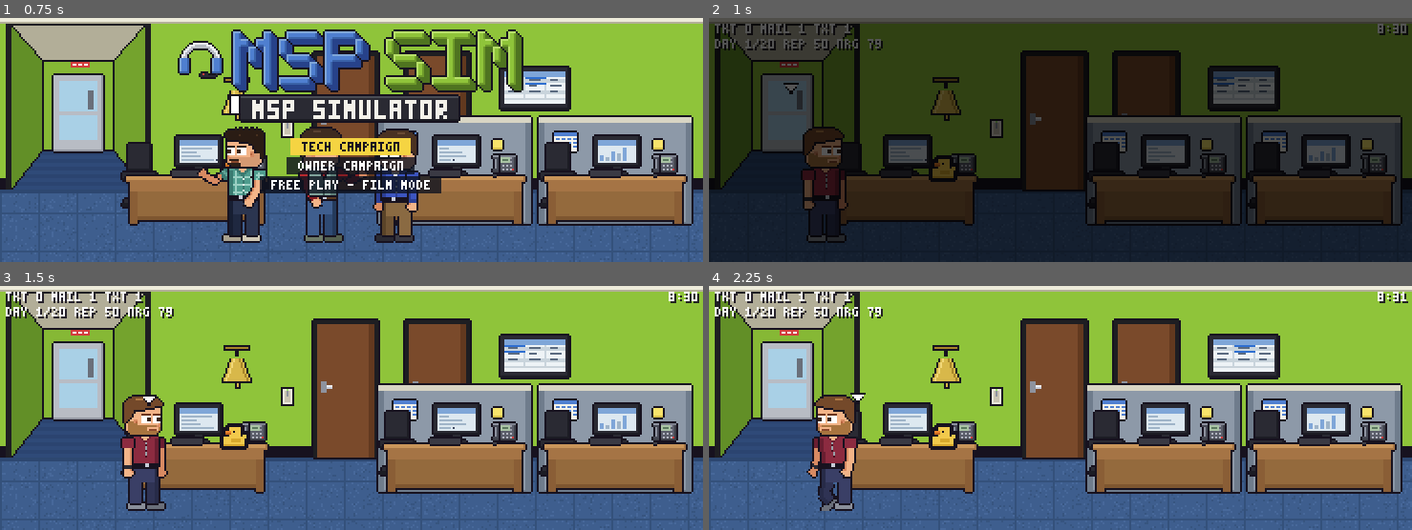
Above: before the commit, frames 1-4 (two rows, left to right).
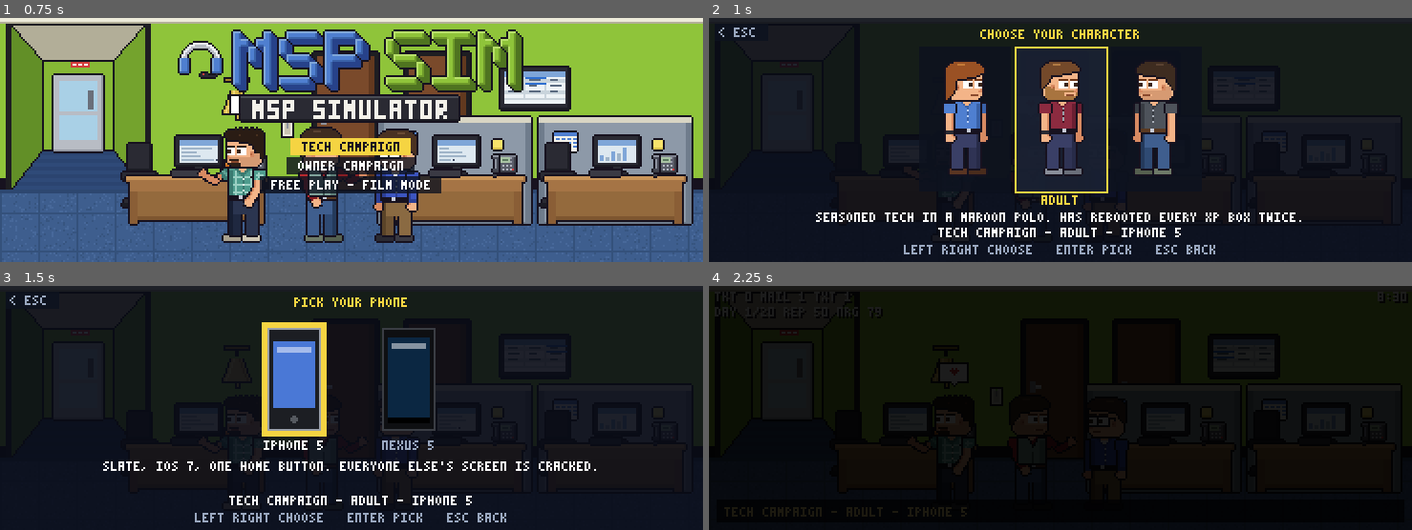
Above: after the commit, the same moments.

Repository: shiftnerd/mspsim
Game: Godot game, scene res://scenes/title.tscn
Same seed, same stepped clock (60 frames per second), same inputs: the game is played once before the commit and once after it.
Inputs (mouse positions are in pixels of both pictures, inside the frame that each line leads up to):
- Up to frame 1 (0.75 s): tap Enter at 0.5 s; move the mouse to (506, 127) at 0.52 s; hold D (move_right) from 0.53 s (still down); hold Shift (run) from 0.53 s (still down); tap C (follow) at 0.6 s; click (506, 127) at 0.67 s
- Up to frame 2 (1 s): keep holding D (move_right); keep holding Shift (run); tap Space (jump) at 0.77 s
- Up to frame 3 (1.5 s): tap Space (jump) at 1.07 s; release D (move_right) at 1.25 s; release Shift (run) at 1.25 s; drag from (210, 420) to (435, 420) at 1.27 s
- Up to frame 4 (2.25 s): move the mouse to (1130, 354) at 2.02 s; hold A (move_left) from 2.03 s (still down); tap Enter at 2.1 s; click (1130, 354) at 2.17 s

Frame 1 is identical in both runs. In frame 2, 67% of the frame differs, in the area x 0-100%, y 0-97%; in frame 3, 91%; in frame 4, 99%, in the area x 0-100%, y 0-100%.

Commit message:
Add character select / first-day screen after the title menu
New runs (tech, owner, free play) open a select screen with idle previews,
names and blurbs; the tech campaign also picks the phone. Continue skips it.
Campaign saves store the character (old saves default to the adult).

Co-Authored-By: Claude Sonnet 5.5 <noreply@anthropic.com>
Claude-Session: https://claude.ai/code/session_01EmCt86fEXnPw3giyK94Bzf

Diff:
--- a/godot/scripts/campaign.gd
+++ b/godot/scripts/campaign.gd
@@ -7,6 +7,7 @@
 
 signal day_started(day_number: int)
 
+const PLAYER := preload("res://scripts/player.gd")
 const TOTAL_DAYS := 20
 const FREE := "free"
 const MODES := {"tech": "TECH CAMPAIGN", "owner": "OWNER CAMPAIGN"}
@@ -86,6 +87,8 @@
 	rep = int(cfg.get_value("campaign", "rep", START_REP))
 	cash = int(cfg.get_value("campaign", "cash", 0))
 	history = cfg.get_value("campaign", "history", [])
+	var saved_char := str(cfg.get_value("campaign", "character", "office_adult"))
+	PLAYER.current_character = saved_char if saved_char in PLAYER.CHARACTERS else "office_adult"
 	_awaiting = false
 	Msp.reset()
 	Skills.from_dict(cfg.get_value("campaign", "skills", {}))
@@ -121,6 +124,7 @@
 	cfg.set_value("campaign", "rep", rep)
 	cfg.set_value("campaign", "cash", cash)
 	cfg.set_value("campaign", "history", history)
+	cfg.set_value("campaign", "character", PLAYER.current_character)
 	cfg.set_value("campaign", "skills", Skills.to_dict())
 	cfg.set_value("campaign", "story", Story.flags)
 	cfg.set_value("campaign", "social", Social.to_dict())
--- /dev/null
+++ b/godot/scripts/charselect.gd
@@ -0,0 +1,394 @@
+extends Node2D
+# Character select / first-day screen, shown by the title menu before a new run starts. A row of
+# the playable characters (a carousel in narrow portrait) with an idle preview, a name and a short
+# blurb; the tech campaign then asks for your phone. Left / Right move, Enter / E / Space confirm,
+# Esc goes back, mouse hover and click work like the title menu. Confirming applies the choice
+# (Player.current_character, Phone.os) and emits done(result); Esc on the first step emits
+# cancelled. In the campaigns the cast members (Alan, Garrison, Dan, Vic ...) are already at
+# their desks as NPCs, so only the people who are not in World.CAST are offered; Free Play
+# offers everyone.
+
+signal done(result: Dictionary)
+signal cancelled
+
+const PixelFont := preload("res://scripts/pixelfont.gd")
+const PLAYER := preload("res://scripts/player.gd")
+const GOLD := Color("f5d442")
+const INK := Color("17121f")
+const PANEL := Color(0.05, 0.07, 0.12, 0.85)
+const DIM := Color("9aa8c0")
+const PEOPLE := {
+	"office_teen":
+	{
+		"name": "TEEN",
+		"blurb": "FRESH HIRE WITH LONG HAIR AND BIG PLANS. LEARNS FAST, SPILLS COFFEE."
+	},
+	"office_adult":
+	{"name": "ADULT", "blurb": "SEASONED TECH IN A MAROON POLO. HAS REBOOTED EVERY XP BOX TWICE."},
+	"office_dan":
+	{"name": "DAN", "blurb": "CALM IN A BLUE SHIRT AND GLASSES. NETWORKS ARE HIS THING."},
+	"office_alan":
+	{"name": "ALAN", "blurb": "RED SHIRT, GREEN VEST, SERVER ROOM REGULAR. WATCHES THE BACKUPS."},
+	"site_alan":
+	{
+		"name": "ALAN - ON SITE",
+		"blurb": "ALAN IN THE GRAY WORK POLO. VAN KEYS, CABLE TESTER, NO TIME TO CHAT."
+	},
+	"casual_garrison":
+	{
+		"name": "GARRISON",
+		"blurb": "TEAL PLAID AND A GOATEE. SECURITY MINDED, ALWAYS TIME FOR A CHAT."
+	},
+	"sales_vic":
+	{
+		"name": "VIC",
+		"blurb": "ACCOUNT MANAGER IN A JACKET AND RED TIE. A DEAL IS ALWAYS ABOUT TO CLOSE."
+	},
+}
+const PHONES := [
+	{
+		"id": "ios",
+		"name": "IPHONE 5",
+		"blurb": "SLATE, IOS 7, ONE HOME BUTTON. EVERYONE ELSE'S SCREEN IS CRACKED."
+	},
+	{
+		"id": "android",
+		"name": "NEXUS 5",
+		"blurb": "MATTE BLACK, ANDROID 4.4 KITKAT. THE $349 PHONE WITH THE GOOD SCREEN."
+	},
+]
+
+var mode := "free"
+var step := "char"  # "char" then (tech campaign only) "phone"
+var ids: Array = []
+var sel := 0
+var phone_sel := 0
+var facing := "right"
+var _sprites: Array = []
+var _rects: Array = []  # [Rect2, kind, index] for the mouse
+var _born := -1
+
+
+func _ready() -> void:
+	_born = Engine.get_process_frames()
+	Game.format_changed.connect(queue_redraw)
+	queue_redraw()
+
+
+func is_campaign() -> bool:
+	return Campaign.MODES.has(mode)
+
+
+func needs_phone() -> bool:
+	return mode == "tech"
+
+
+# who this mode offers: everyone in Free Play, only non-cast people in a campaign
+func choices(for_mode: String) -> Array:
+	var cast: Array = []
+	for n in World.CAST:
+		cast.append(str(World.CAST[n].character))
+	var out: Array = []
+	for id in PLAYER.CHARACTERS:
+		if Campaign.MODES.has(for_mode) and id in cast:
+			continue
+		out.append(id)
+	return out
+
+
+func setup(for_mode: String) -> void:
+	mode = for_mode
+	step = "char"
+	ids = choices(mode)
+	sel = maxi(0, ids.find(PLAYER.current_character))
+	if not PLAYER.current_character in ids:
+		sel = maxi(0, ids.find("office_adult"))
+	phone_sel = 1 if Phone.os == "android" else 0
+	facing = "right"
+	for spr in _sprites:
+		spr.queue_free()
+	_sprites.clear()
+	for id in ids:
+		var spr := AnimatedSprite2D.new()
+		spr.sprite_frames = load("res://characters/%s.tres" % id)
+		spr.play("idle_right")
+		add_child(spr)
+		_sprites.append(spr)
+	queue_redraw()
+
+
+func current_id() -> String:
+	return str(ids[sel]) if sel < ids.size() else PLAYER.current_character
+
+
+func info(id: String) -> Dictionary:
+	return PEOPLE.get(id, {"name": id.to_upper(), "blurb": ""})
+
+
+func summary() -> String:
+	var label: String = Campaign.MODES.get(mode, "FREE PLAY")
+	var s := "%s - %s" % [label, str(info(current_id()).name)]
+	if needs_phone():
+		s += " - " + str(PHONES[phone_sel].name)
+	return s
+
+
+func move(delta_sel: int) -> void:
+	if step == "char":
+		if ids.is_empty():
+			return
+		sel = (sel + delta_sel + ids.size()) % ids.size()
+		facing = "right" if delta_sel > 0 else "left"
+	else:
+		phone_sel = (phone_sel + delta_sel + PHONES.size()) % PHONES.size()
+	queue_redraw()
+
+
+func confirm() -> void:
+	if step == "char" and needs_phone():
+		step = "phone"
+		queue_redraw()
+		return
+	var result := {
+		"mode": mode,
+		"character": current_id(),
+		"phone": str(PHONES[phone_sel].id) if needs_phone() else "",
+		"summary": summary(),
+	}
+	PLAYER.current_character = current_id()
+	if needs_phone():
+		Phone.set_os(result.phone)
+	done.emit(result)
+
+
+func back() -> void:
+	if step == "phone":
+		step = "char"
+		queue_redraw()
+	else:
+		cancelled.emit()
+
+
+func _unhandled_input(event: InputEvent) -> void:
+	if Engine.get_process_frames() == _born:
+		return
+	if event is InputEventKey and event.pressed and not event.echo:
+		match event.keycode:
+			KEY_F9:
+				Game.cycle_format()
+			KEY_LEFT, KEY_A:
+				move(-1)
+			KEY_RIGHT, KEY_D:
+				move(1)
+			KEY_ENTER, KEY_KP_ENTER, KEY_E, KEY_SPACE:
+				confirm()
+			KEY_ESCAPE, KEY_BACKSPACE:
+				back()
+			_:
+				return
+	elif event is InputEventMouseMotion:
+		_hover(get_viewport().get_mouse_position())
+		return
+	elif (
+		event is InputEventMouseButton and event.pressed and event.button_index == MOUSE_BUTTON_LEFT
+	):
+		_click(get_viewport().get_mouse_position())
+	else:
+		return
+	get_viewport().set_input_as_handled()
+
+
+func _hit(at: Vector2) -> Array:
+	for r in _rects:
+		if r[0].has_point(at):
+			return r
+	return []
+
+
+func _hover(at: Vector2) -> void:
+	var r := _hit(at)
+	if r.is_empty():
+		return
+	var kind: String = r[1]
+	if kind == "item" and step == "char" and sel != int(r[2]):
+		sel = int(r[2])
+		queue_redraw()
+	elif kind == "phone" and phone_sel != int(r[2]):
+		phone_sel = int(r[2])
+		queue_redraw()
+
+
+func _click(at: Vector2) -> void:
+	var r := _hit(at)
+	if r.is_empty():
+		return
+	match str(r[1]):
+		"back":
+			back()
+		"prev":
+			move(-1)
+		"next":
+			move(1)
+		_:
+			_hover(at)
+			confirm()
+
+
+# ---- drawing --------------------------------------------------------------------
+func _size() -> Vector2:
+	return Vector2(Game.FORMATS[Game.format].size)
+
+
+func _txt(s: String, p: Vector2, c := Color.WHITE) -> void:
+	PixelFont.draw(self, s, p, c)
+
+
+func _ctxt(s: String, y: float, c := Color.WHITE) -> void:
+	_txt(s, Vector2(floorf((_size().x - float(PixelFont.width(s))) * 0.5), y), c)
+
+
+func _wrap(s: String, chars: int, max_lines := 4) -> Array:
+	var lines: Array = []
+	var line := ""
+	for word in s.split(" "):
+		if line != "" and line.length() + 1 + word.length() > chars:
+			lines.append(line)
+			line = word
+		else:
+			line = word if line == "" else line + " " + word
+	if line != "":
+		lines.append(line)
+	return lines.slice(0, max_lines)
+
+
+func _para(s: String, y: float, c: Color, max_lines := 4) -> float:
+	var chars := int((_size().x - 20.0) / 4.0)
+	for line in _wrap(s, chars, max_lines):
+		_ctxt(str(line), y, c)
+		y += 8.0
+	return y
+
+
+func _draw() -> void:
+	var size := _size()
+	var narrow := size.x < 250.0
+	_rects.clear()
+	draw_rect(Rect2(Vector2.ZERO, size), Color(0.03, 0.04, 0.08, 0.9))
+	var heading := "CHOOSE YOUR CHARACTER" if step == "char" else "PICK YOUR PHONE"
+	_ctxt(heading, 22.0 if narrow else 6.0, GOLD)
+	var back_r := Rect2(3.0, 3.0, 28.0, 9.0)
+	draw_rect(back_r, PANEL)
+	_txt("< ESC", back_r.position + Vector2(2, 2), DIM)
+	_rects.append([back_r, "back", 0])
+	if step == "char":
+		_draw_chars(size, narrow)
+	else:
+		_place_sprites(size, narrow)
+		_draw_phones(size, narrow)
+	_ctxt(
+		summary(), size.y - (34.0 if narrow else (18.0 if size.y <= 130.0 else 19.0)), Color.WHITE
+	)
+	var hint := "LEFT RIGHT CHOOSE   ENTER PICK   ESC BACK"
+	if narrow:
+		_ctxt("LEFT RIGHT CHOOSE", size.y - 20.0, DIM)
+		_ctxt("ENTER PICK   ESC BACK", size.y - 12.0, DIM)
+	else:
+		_ctxt(hint, size.y - 9.0, DIM)
+
+
+func _place_sprites(size: Vector2, narrow: bool) -> void:
+	var n := ids.size()
+	var pitch := minf(50.0, (size.x - 16.0) / maxf(1.0, float(n)))
+	var feet := 83.0 if size.y <= 130.0 else 104.0
+	if narrow:
+		feet = 176.0
+	for i in n:
+		var spr: AnimatedSprite2D = _sprites[i]
+		var show_it := step == "char" and (not narrow or i == sel)
+		spr.visible = show_it
+		spr.scale = Vector2(2, 2) if narrow else Vector2.ONE
+		var cx := size.x * 0.5 if narrow else (size.x - pitch * n) * 0.5 + pitch * (i + 0.5)
+		spr.position = Vector2(cx, feet - (80.0 if narrow else 40.0))
+		var face := facing if i == sel else ("right" if i < sel else "left")
+		var anim := "idle_" + face
+		if spr.animation != anim:
+			spr.play(anim)
+
+
+func _draw_chars(size: Vector2, narrow: bool) -> void:
+	_place_sprites(size, narrow)
+	var n := ids.size()
+	var pitch := minf(50.0, (size.x - 16.0) / maxf(1.0, float(n)))
+	var feet := 83.0 if size.y <= 130.0 else 104.0
+	if narrow:
+		feet = 176.0
+		var panel := Rect2(26.0, feet - 136.0, size.x - 52.0, 146.0)
+		draw_rect(panel, PANEL)
+		draw_rect(panel, GOLD, false, 1.0)
+		var mid := panel.position.y + panel.size.y * 0.5
+		for side in 2:
+			var ar := Rect2(2.0 if side == 0 else size.x - 22.0, mid - 12.0, 20.0, 24.0)
+			_rects.append([ar, "prev" if side == 0 else "next", 0])
+			_txt("<" if side == 0 else ">", ar.position + Vector2(8, 9), GOLD)
+		_rects.append([panel, "item", sel])
+		var dots_y := feet + 22.0
+		for i in n:
+			var dx := size.x * 0.5 + (float(i) - float(n - 1) * 0.5) * 8.0
+			draw_rect(Rect2(dx - 1.5, dots_y, 3, 3), GOLD if i == sel else Color("46506a"))
+	else:
+		for i in n:
+			var cx := (size.x - pitch * n) * 0.5 + pitch * (i + 0.5)
+			var r := Rect2(cx - pitch * 0.5 + 1.0, feet - 68.0, pitch - 2.0, 76.0)
+			_rects.append([r, "item", i])
+			draw_rect(r, Color(0.1, 0.13, 0.2, 0.9) if i == sel else PANEL)
+			if i == sel:
+				draw_rect(r, GOLD, false, 1.0)
+	var data := info(current_id())
+	var name_y := feet + (12.0 if narrow else 10.0)
+	_ctxt(str(data.name), name_y, GOLD)
+	var by := name_y + (20.0 if narrow else 9.0)
+	var end_y := _para(str(data.blurb), by, Color.WHITE, 4 if narrow else 2)
+	if is_campaign():
+		var note := "THE REST OF THE TEAM IS ALREADY AT THEIR DESKS"
+		if end_y + 8.0 < size.y - (46.0 if narrow else 28.0):
+			_para(note, end_y + 2.0, DIM, 2)
+
+
+func _draw_phones(size: Vector2, narrow: bool) -> void:
+	var ph := 54.0 if size.y <= 130.0 else (80.0 if not narrow else 92.0)
+	var pw := floorf(ph * 0.52)
+	var top := 22.0 if size.y <= 130.0 else (26.0 if not narrow else 56.0)
+	for i in 2:
+		var ios := i == 0
+		var x := floorf(size.x * 0.5) + (-pw - 16.0 if ios else 16.0)
+		var b := Rect2(x, top, pw, ph)
+		var hot := phone_sel == i
+		_rects.append([Rect2(b.position - Vector2(6, 4), b.size + Vector2(12, 16)), "phone", i])
+		if hot:
+			draw_rect(Rect2(b.position - Vector2(3, 3), b.size + Vector2(6, 6)), GOLD)
+		draw_rect(b, Color("9aa0a8") if ios else Color("3a3d44"))
+		draw_rect(
+			Rect2(b.position + Vector2(1, 1), b.size - Vector2(2, 2)),
+			Color("1c1e23") if ios else Color("0e0f12")
+		)
+		var scr := Rect2(
+			b.position.x + 3,
+			b.position.y + (7 if ios else 5),
+			b.size.x - 6,
+			b.size.y - (19 if ios else 9)
+		)
+		draw_rect(scr, Color("4a78d6") if ios else Color("0b2742"))
+		draw_rect(
+			Rect2(scr.position.x + 2, scr.position.y + 3, scr.size.x - 4, 3), Color(1, 1, 1, 0.5)
+		)
+		if ios:
+			draw_circle(Vector2(b.position.x + pw * 0.5, b.end.y - 6), 2, Color("55595f"))
+		else:
+			draw_rect(Rect2(scr.position.x, scr.end.y - 3, scr.size.x, 3), Color("000000"))
+		var label: String = PHONES[i].name
+		_txt(
+			label,
+			Vector2(floorf(x + (pw - float(PixelFont.width(label))) * 0.5), b.end.y + 5),
+			Color.WHITE if hot else DIM
+		)
+	_para(str(PHONES[phone_sel].blurb), top + ph + 16.0, Color.WHITE, 3)
--- a/godot/scripts/phone.gd
+++ b/godot/scripts/phone.gd
@@ -47,6 +47,12 @@
 	var cfg := ConfigFile.new()
 	cfg.set_value("phone", "os", os)
 	cfg.save(SAVE)
+
+
+# the phone chosen on the character select screen (same saved preference as the first-open picker)
+func set_os(value: String) -> void:
+	os = value
+	_save()
 
 
 func open() -> void:
--- a/godot/scripts/title.gd
+++ b/godot/scripts/title.gd
@@ -10,6 +10,7 @@
 const LOGO_SMALL := preload("res://assets/ui/mspsim_logo_s.png")
 const PROMPT := preload("res://assets/ui/press_start.png")
 const PixelFont := preload("res://scripts/pixelfont.gd")
+const CharSelect := preload("res://scripts/charselect.gd")
 const FLOOR_Y := 118.0
 const SHOW_SECS := 9.0
 const VIGNETTES := ["lineup", "phones", "kitchen", "conference"]
@@ -34,6 +35,8 @@
 var _sel := 0
 var _items: Array = []
 var _menu: Node2D
+var _front: CanvasLayer
+var _select: Node2D = null  # the character select screen while it is open
 
 
 func _ready() -> void:
@@ -54,6 +57,7 @@
 	var front := CanvasLayer.new()
 	front.layer = 20
 	add_child(front)
+	_front = front
 	_logo = Sprite2D.new()
 	_logo.centered = false
 	front.add_child(_logo)
@@ -245,7 +249,7 @@
 
 
 func _unhandled_input(event: InputEvent) -> void:
-	if _started:
+	if _started or _select != null:
 		return
 	var go := false
 	if event is InputEventKey and event.pressed and not event.echo:
@@ -327,6 +331,48 @@
 func _choose(i: int) -> void:
 	if i < 0 or i >= _items.size() or not _items[i].enabled:
 		return
+	var id := str(_items[i].id)
+	if id.ends_with("_continue"):
+		_start(id)  # a saved run keeps its character: no select screen
+	else:
+		_open_select(id)
+
+
+# new runs pick their character (and, in the tech campaign, their phone) first
+func _open_select(id: String) -> void:
+	if _select != null:
+		return
+	var mode := Campaign.FREE
+	if id == "tech_new":
+		mode = "tech"
+	elif id == "owner_new":
+		mode = "owner"
+	_select = CharSelect.new()
+	_select.setup(mode)
+	_select.done.connect(_on_select_done.bind(id))
+	_select.cancelled.connect(_close_select)
+	_front.add_child(_select)
+	_logo.visible = false
+	_menu.visible = false
+
+
+func _close_select() -> void:
+	if _select == null:
+		return
+	_select.queue_free()
+	_select = null
+	_logo.visible = true
+	_menu.visible = _menu_open
+	_menu.queue_redraw()
+
+
+func _on_select_done(result: Dictionary, id: String) -> void:
+	_select.queue_free()
+	_select = null
+	_start(id, str(result.summary))
+
+
+func _start(id: String, summary := "") -> void:
 	_started = true
 	World.time_scale = 1.0
 	World.hud_visible = _hud_was
@@ -335,7 +381,7 @@
 	Outings.enabled = true
 	Onsite.enabled = true
 	Outings.use_rooms = true
-	match str(_items[i].id):
+	match id:
 		"tech_new":
 			Campaign.new_game("tech")
 		"tech_continue":
@@ -347,6 +393,8 @@
 		_:
 			Campaign.new_game(Campaign.FREE)
 	Game.go("main_floor", "start")
+	if summary != "":
+		Hints.toast(summary, 4.0)
 
 
 func _draw_menu() -> void:
--- /dev/null
+++ b/godot/tests/charselect.gd
@@ -0,0 +1,215 @@
+extends SceneTree
+# The character select screen: choices per mode, moving, going back, confirming (Player character,
+# Phone.os, Campaign state), the cast rule in campaigns, and Continue skipping the screen.
+#   Godot --headless --fixed-fps 60 --path godot -s res://tests/charselect.gd
+
+var player_script = null  # player.gd, loaded once autoloads exist (a preload fails here)
+
+var frame := 0
+var failures := 0
+var step := 0
+var wait := 0
+var old_os := ""
+var old_char := ""
+var saved_world_cast := 0
+
+
+func _initialize() -> void:
+	change_scene_to_file("res://scenes/title.tscn")
+
+
+func _press(code: Key) -> void:
+	var key := InputEventKey.new()
+	key.keycode = code
+	key.pressed = true
+	Input.parse_input_event(key)
+
+
+func _check(ok: bool, what: String) -> void:
+	if not ok:
+		failures += 1
+	print(("ok   " if ok else "FAIL ") + what)
+
+
+func _process(_delta: float) -> bool:
+	frame += 1
+	if current_scene == null or frame < 20:
+		return false
+	if wait > 0:
+		wait -= 1
+		return false
+	if player_script == null:
+		player_script = load("res://scripts/player.gd")
+	var campaign := root.get_node("Campaign")
+	var phone := root.get_node("Phone")
+	var title := current_scene
+	match step:
+		0:
+			campaign.save_prefix = "user://test_cs_"
+			for m in ["tech", "owner"]:
+				if campaign.has_save(m):
+					DirAccess.remove_absolute(campaign.save_path(m))
+			old_os = phone.os
+			phone.os = "ios"  # the default highlight
+			old_char = player_script.current_character
+			player_script.current_character = "office_adult"
+			# logic without the title: which people each mode offers
+			var cs: Node = load("res://scripts/charselect.gd").new()
+			var free: Array = cs.choices("free")
+			var tech: Array = cs.choices("tech")
+			_check(
+				free.size() == 7 and "sales_vic" in free, "free play offers all 7 playable people"
+			)
+			_check(
+				tech == ["office_teen", "office_adult", "site_alan"],
+				"campaigns offer only people who are not cast members"
+			)
+			var cast_ok := true
+			for n in root.get_node("World").CAST:
+				if root.get_node("World").CAST[n].character in tech:
+					cast_ok = false
+			_check(cast_ok, "no cast member is offered in a campaign (no NPC copy to hide)")
+			_check(cs.choices("owner") == tech, "the owner campaign follows the same rule")
+			cs.free()
+			_press(KEY_ENTER)
+		1:
+			_check(title._menu_open, "Enter opens the title menu")
+			_press(KEY_ENTER)  # first item: TECH CAMPAIGN (new)
+		2:
+			var cs: Node = title._select
+			_check(cs != null and cs.mode == "tech", "TECH CAMPAIGN opens the select screen")
+			_check(
+				cs.ids.size() == 3 and cs.current_id() == "office_adult", "starts on the default"
+			)
+			_check(not title._started and not campaign.active, "nothing has started yet")
+			_press(KEY_RIGHT)
+		3:
+			var cs: Node = title._select
+			_check(cs.current_id() == "site_alan" and cs.facing == "right", "Right moves on")
+			_press(KEY_RIGHT)
+		4:
+			var cs: Node = title._select
+			_check(cs.current_id() == "office_teen", "the row wraps around")
+			_press(KEY_LEFT)
+		5:
+			var cs: Node = title._select
+			_check(cs.current_id() == "site_alan" and cs.facing == "left", "Left goes back")
+			_press(KEY_ENTER)
+		6:
+			var cs: Node = title._select
+			_check(cs.step == "phone" and title._select != null, "tech asks for the phone next")
+			_check(
+				"IPHONE 5" in cs.summary() and "SITE" in cs.summary(), "the summary line names both"
+			)
+			_press(KEY_RIGHT)
+		7:
+			var cs: Node = title._select
+			_check(cs.phone_sel == 1 and "NEXUS 5" in cs.summary(), "the phone can be changed")
+			_press(KEY_ESCAPE)
+		8:
+			var cs: Node = title._select
+			_check(cs.step == "char", "Esc on the phone step goes back to the character")
+			_press(KEY_ESCAPE)
+		9:
+			_check(title._select == null and title._menu_open, "Esc on the first step: title menu")
+			_press(KEY_ENTER)  # open the select again
+		10:
+			var cs: Node = title._select
+			_check(cs != null, "the menu still works after going back")
+			_press(KEY_LEFT)  # adult -> teen
+		11:
+			_press(KEY_ENTER)
+		12:
+			_press(KEY_RIGHT)  # nexus
+		13:
+			_press(KEY_ENTER)
+		14:
+			_check(title._started and campaign.active and campaign.mode == "tech", "tech started")
+			_check(
+				player_script.current_character == "office_teen",
+				"the chosen character is the player"
+			)
+			_check(phone.os == "android", "the phone preference is set (Nexus 5)")
+			var world := root.get_node("World")
+			_check(
+				world.chars.has("Alan") and world.chars.has("Dan"),
+				"the whole team is still the cast"
+			)
+			campaign.save()
+			wait = 60
+		15:
+			var cfg := ConfigFile.new()
+			cfg.load(campaign.save_path("tech"))
+			_check(
+				cfg.get_value("campaign", "character", "") == "office_teen", "saved with the run"
+			)
+			# an old save has no character: Continue defaults to the adult
+			cfg.erase_section_key("campaign", "character")
+			cfg.save(campaign.save_path("tech"))
+			player_script.current_character = "site_alan"
+			_check(campaign.continue_game("tech"), "an old save still loads")
+			_check(
+				player_script.current_character == "office_adult", "old saves default to the adult"
+			)
+			cfg.set_value("campaign", "character", "casual_garrison")
+			cfg.save(campaign.save_path("tech"))
+			campaign.continue_game("tech")
+			_check(
+				player_script.current_character == "casual_garrison",
+				"Continue restores the character"
+			)
+			# back to the title for the free play + continue checks
+			campaign.active = false
+			campaign.mode = ""
+			root.get_node("Game").title_mode = true
+			root.get_node("World").time_scale = 0.0
+			change_scene_to_file("res://scenes/title.tscn")
+			wait = 40
+		16:
+			_press(KEY_ENTER)
+		17:
+			# the menu now has CONTINUE TECH first: choosing it must not open the select screen
+			_check(title._items[0].id == "tech_continue", "the menu offers Continue")
+			_press(KEY_ENTER)
+		18:
+			_check(title._select == null and title._started, "Continue skips the select screen")
+			_check(
+				campaign.active and player_script.current_character == "casual_garrison",
+				"Continue uses the saved character"
+			)
+			campaign.active = false
+			campaign.mode = ""
+			DirAccess.remove_absolute(campaign.save_path("tech"))
+			wait = 90  # let the scene change to the main floor finish first
+		19:
+			root.get_node("Game").title_mode = true
+			root.get_node("World").time_scale = 0.0
+			change_scene_to_file("res://scenes/title.tscn")
+			wait = 40
+		20:
+			_press(KEY_ENTER)
+		21:
+			title._sel = title._items.size() - 1
+			_check(title._items[title._sel].id == "free", "FREE PLAY is the last item")
+			_press(KEY_ENTER)
+		22:
+			var cs: Node = title._select
+			_check(
+				cs != null and cs.mode == "free" and cs.ids.size() == 7, "free play offers all 7"
+			)
+			_check(not cs.needs_phone() and "SALES" != cs.summary(), "no phone step in free play")
+			for k in 7:
+				if cs.current_id() != "sales_vic":
+					cs.move(1)
+			_check(cs.current_id() == "sales_vic", "Vic is the 7th")
+			cs.confirm()
+		23:
+			_check(title._started and not campaign.active, "free play started without a campaign")
+			_check(player_script.current_character == "sales_vic", "playing as Vic")
+			phone.set_os(old_os)
+			player_script.current_character = old_char
+			print("failures=", failures)
+			quit(1 if failures > 0 else 0)
+	step += 1
+	wait = 5
+	return false
--- /dev/null
+++ b/godot/tests/charselect_shots.gd
@@ -0,0 +1,48 @@
+extends SceneTree
+# Screenshots of the character select screen (needs a renderer): user://charselect_FORMAT_STEP.png
+#   Godot --path godot --fixed-fps 60 -s res://tests/charselect_shots.gd -- --format=wide|h|v
+
+var frame := 0
+var failures := 0
+
+
+func _initialize() -> void:
+	change_scene_to_file("res://scenes/title.tscn")
+
+
+func _shot(name: String) -> void:
+	var img := root.get_viewport().get_texture().get_image()
+	if img != null and not img.is_empty():
+		img.save_png("user://charselect_%s_%s.png" % [root.get_node("Game").format, name])
+
+
+func _process(_delta: float) -> bool:
+	frame += 1
+	if current_scene == null:
+		return false
+	match frame:
+		5:
+			root.get_node("Campaign").save_prefix = "user://test_csshots_"  # no saves: no Continue
+		40:
+			current_scene._open_menu()
+			current_scene._choose(0)  # TECH CAMPAIGN
+		80:
+			var cs: Node = current_scene._select
+			if cs == null:
+				print("FAIL no select screen")
+				quit(1)
+				return true
+			cs.setup("free")
+		90:
+			_shot("free")
+		100:
+			current_scene._select.setup("tech")
+			current_scene._select.move(1)
+		140:
+			_shot("tech_char")
+			current_scene._select.confirm()
+		170:
+			_shot("tech_phone")
+			print("DONE")
+			quit(0)
+	return false
--- a/godot/tests/title.gd
+++ b/godot/tests/title.gd
@@ -27,7 +27,7 @@
 	frame += 1
 	var world := root.get_node("World")
 	var campaign := root.get_node("Campaign")
-	campaign.save_prefix = "user://test_"
+	campaign.save_prefix = "user://test_title_"  # no shared save: Continue would shift the menu
 	match frame:
 		30:
 			_check(current_scene.name == "Title" and world.time_scale == 0.0, "frozen on the title")
@@ -50,6 +50,9 @@
 				"Down again reaches Free Play"
 			)
 			_press(KEY_ENTER)
+		80:
+			_check(current_scene._select != null, "Free Play opens the character select")
+			_press(KEY_ENTER)
 		150:
 			_check(
 				(
Not shown, added: godot/scripts/charselect.gd.uid
Not shown, added: godot/tests/charselect.gd.uid
Not shown, changed: CLAUDE.md
Not shown, changed: IDEAS.md
